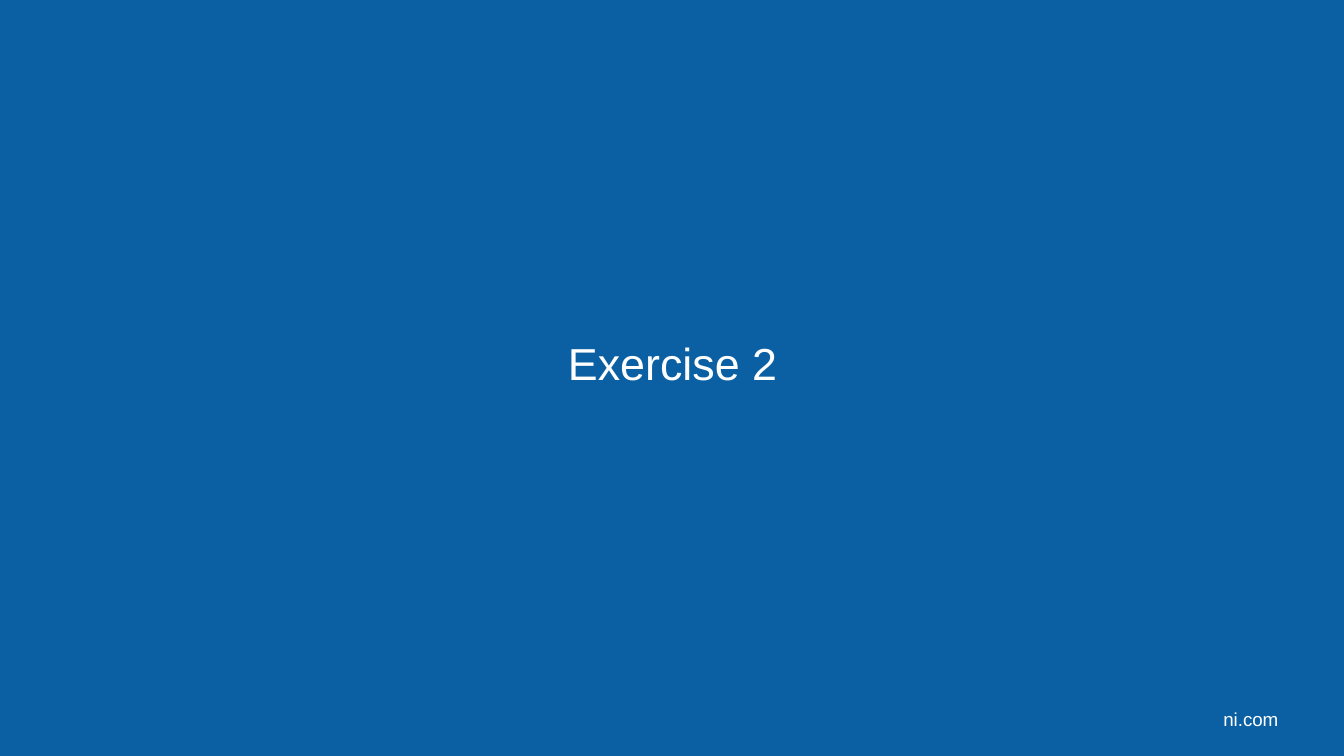
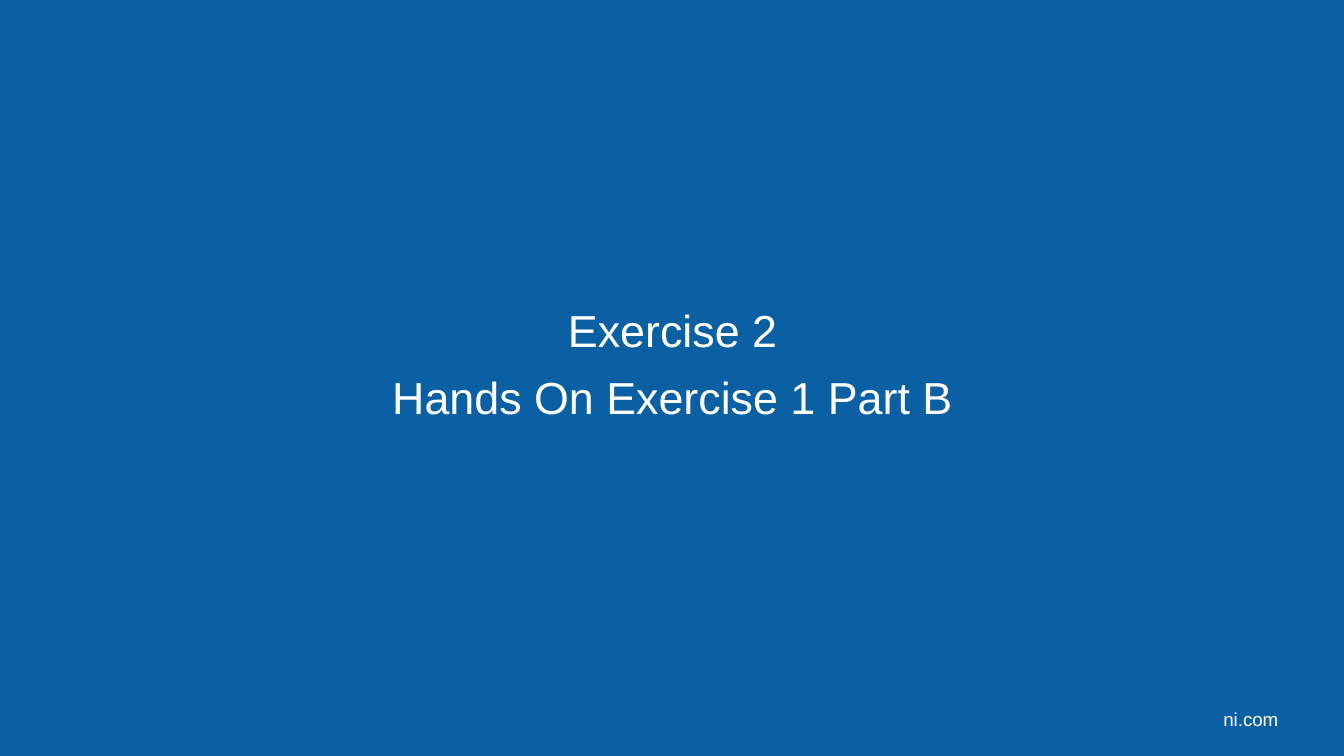
Before and after one commit to LabVIEW-DCAF/Documentation, a slide deck: slide 14 of Trunk/Getting Started Material/DCAF Training/5 Module Reuse.pptx. Drawn at 1344x756 pixels with LibreOffice and Linux fonts; fonts in the diff are those of the drawing; background and template pictures are left out. Boxes give left, top, right and bottom in pixels: in the first picture for what was removed or moved away, otherwise in the second. Text is boxed around its words. In the diff, an @@ line names an element or a change of style, - is before the commit and + after.

Commit message:
Moved Exercise 1 to MarkDown. Updated Slides on CHapter 5 to point to the right Excercises.

```diff
--- a/Trunk/Getting Started Material/DCAF Training/5 Module Reuse.pptx
+++ b/Trunk/Getting Started Material/DCAF Training/5 Module Reuse.pptx
@@ text at box(392, 381, 952, 415): paragraph added @@
+Hands On Exercise 1 Part B
```
Also in this commit, not shown: 1 other slide changed, 1 slide added, 20 other files.
